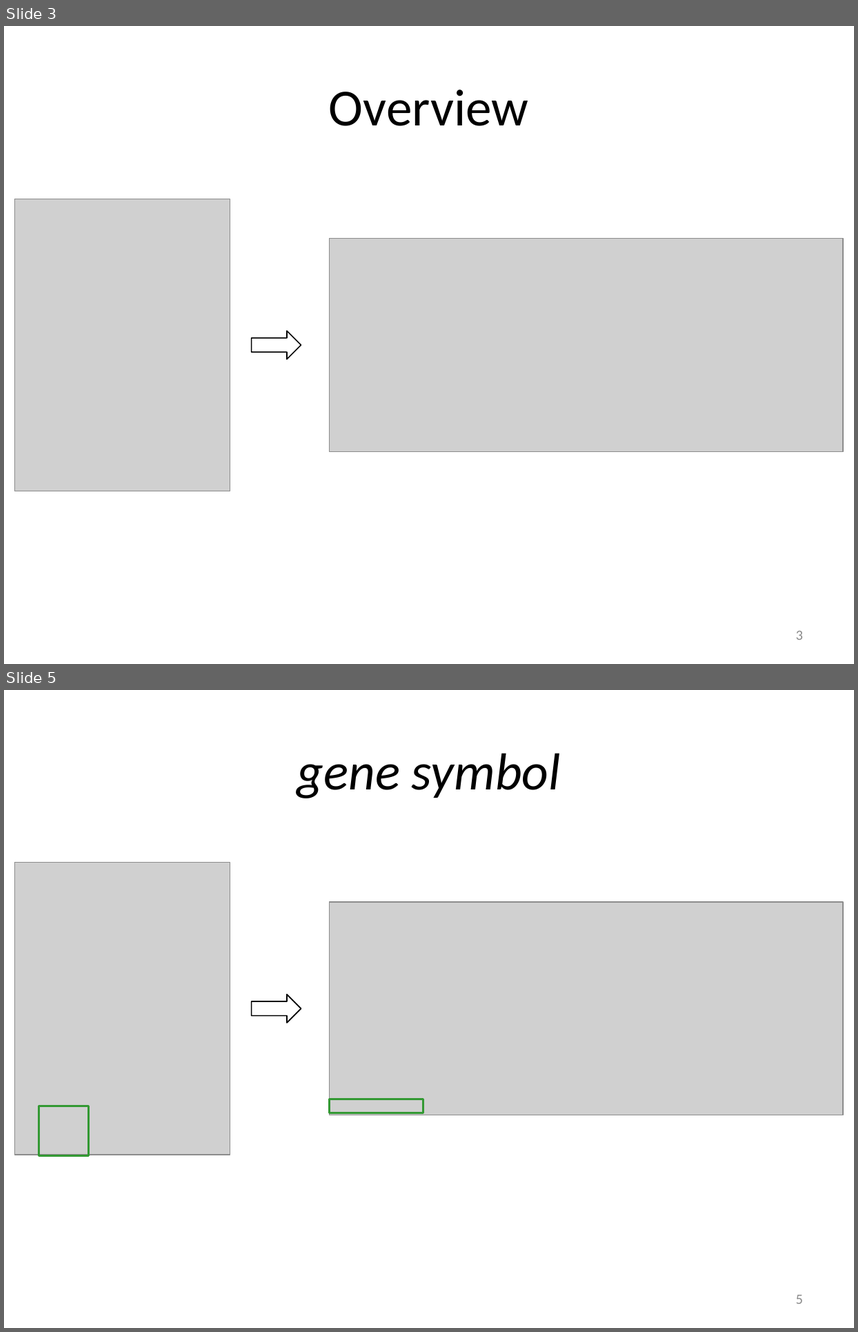
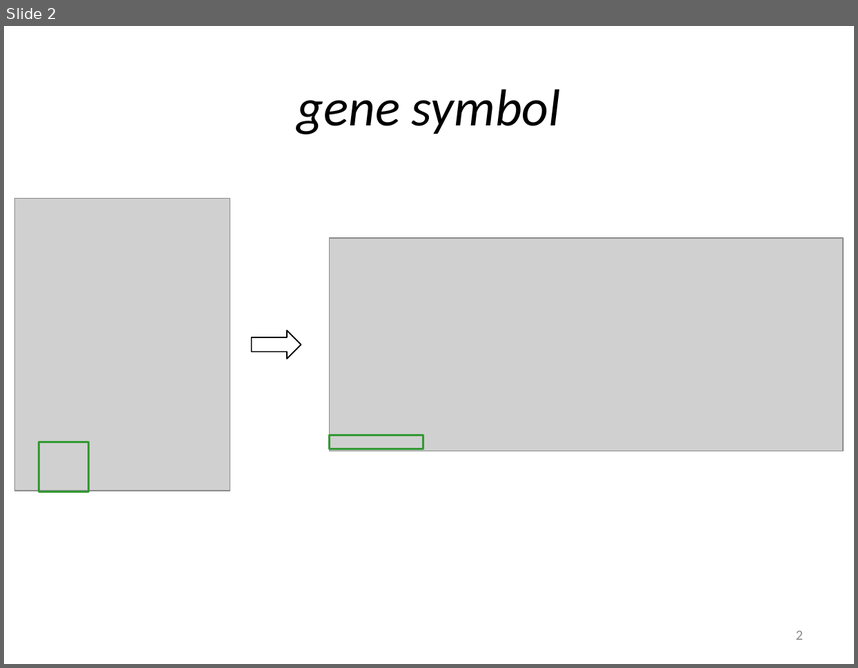
Before and after one commit to umich-brcf-bioinf/GeneRollup, a slide deck: doc/overview_source.pptx. Shown one above the other, each under a label of ours: slides 3 and 5 before the commit, slide 2 after it; the slides between them are not shown. The pictures are 858x1332 and 858x668 pixels, drawn with LibreOffice and Linux fonts; fonts in the diff are those of the drawing; grey boxes stand for pictures. Boxes give left, top, right and bottom in pixels: in the first picture for what was removed or moved away, otherwise in the second. Text is boxed around its words. In the diff, an @@ line names an element or a change of style, - is before the commit and + after.

Commit message:
ROLL-16 (cgates): Tweaked overview doc

```diff
--- a/doc/overview_source.pptx
+++ b/doc/overview_source.pptx
@@ slide 3 removed at <box>4,26,854,664</box>, background #FFFFFF @@
@@ title removed at <box>329,89,529,126</box> @@
-Overview
@@ picture removed at <box>15,198,230,491</box> @@
@@ picture removed at <box>330,239,843,451</box> @@
@@ right arrow removed at <box>252,330,301,359</box> @@
@@ page number removed at <box>796,630,803,639</box> @@
-3
@@ what was slide 5 is now slide 2 @@
@@ page number at <box>796,630,803,639</box>: text changed @@
-5
+2
```
Also in this commit, not shown: 1 slide changed, 10 other slides removed, 1 other file.
